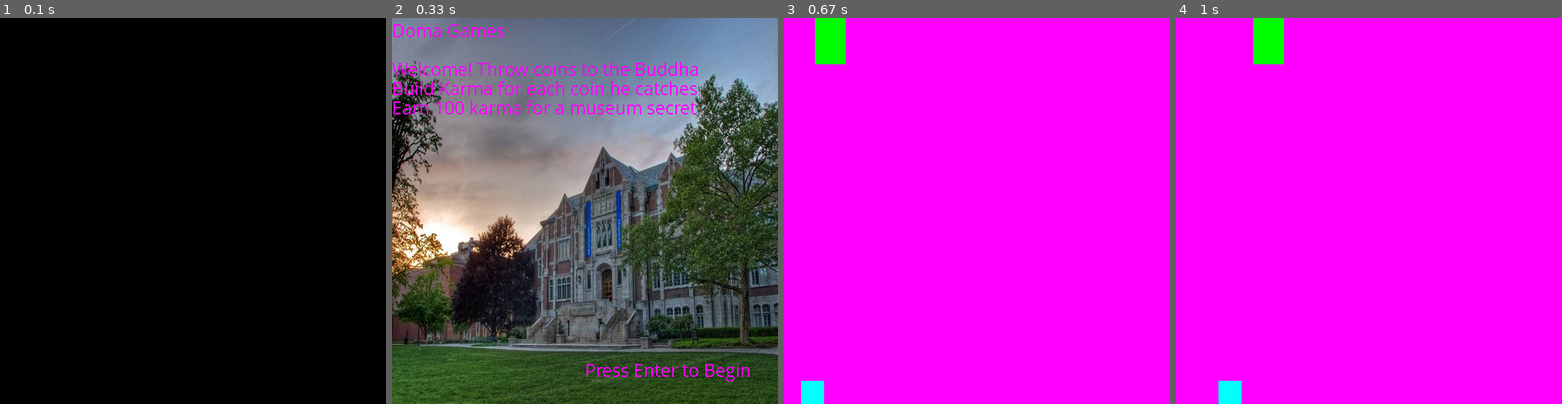
Above: before the commit, frames 1-4 (left to right).
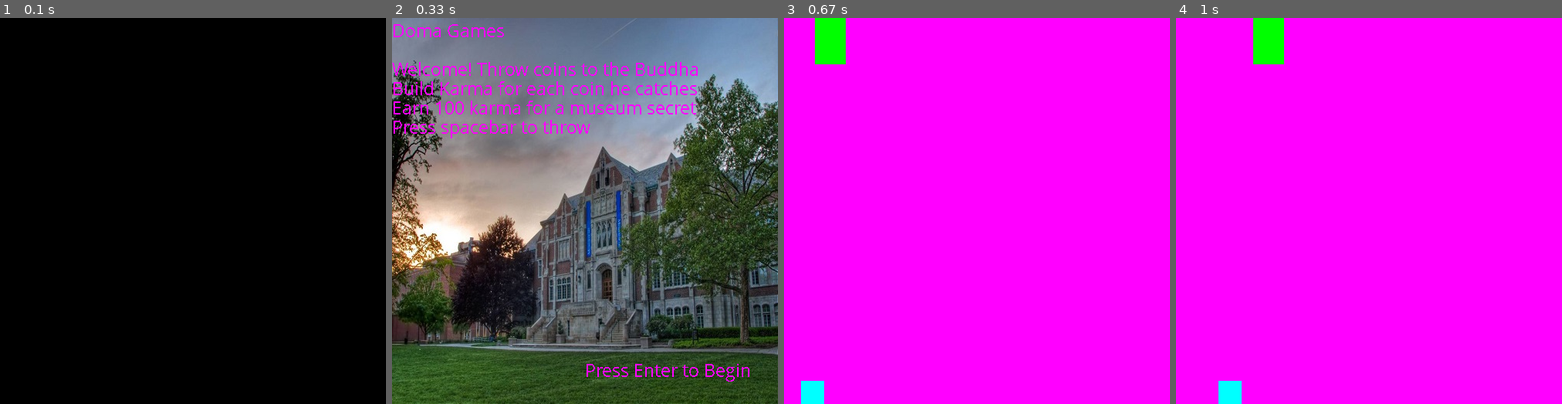
Above: after the commit, the same moments.

Repository: bcrose/DOMAProject
Game: pygame game, started from pygameFun.py
Same seed, same stepped clock (60 frames per second), same inputs: the game is played once before the commit and once after it.
Inputs:
- Up to frame 1 (0.1 s): no input
- Up to frame 2 (0.33 s): no input
- Up to frame 3 (0.67 s): tap Enter at 0.33 s
- Up to frame 4 (1 s): no input

Frame 1 is identical in both runs. In frame 2, 0.5% of the frame differs, in the area x 0-52%, y 26-32%; in frame 3, nothing differs; in frame 4, nothing differs.

Commit message:
Added game tests

Diff:
--- /dev/null
+++ b/game_tests.py
@@ -0,0 +1,17 @@
+import unittest
+import pygameFun
+
+
+class TestGame(unittest.TestCase):
+    def test_vel(self):
+        self.assertGreater(pygameFun.sprite1.vel, pygameFun.sprite2.vel)
+
+    def test_size(self):
+        self.assertGreater(pygameFun.sprite1.width, pygameFun.sprite2.width)
+
+    def test_errors(self):
+        self.assertEqual(pygameFun.main(), None)
+
+
+if __name__ == '__main__':
+    unittest.main()
--- a/pygameFun.py
+++ b/pygameFun.py
@@ -12,22 +12,27 @@
         self.u = u
 
 
+pygame.init()
+pygame.font.init()
+myfont = pygame.font.SysFont('Comic Sans MS', 25)
+textsurface = myfont.render('Doma Games', False, (255, 0, 255))
+textsurface1 = myfont.render('Welcome! Throw coins to the Buddha', False, (255, 0, 255))
+textsurface2 = myfont.render('Build Karma for each coin he catches', False, (255, 0, 255))
+textsurface3 = myfont.render('Earn 100 karma for a museum secret', False, (255, 0, 255))
+textsurface5 = myfont.render('Press spacebar to throw', False, (255, 0, 255))
+textsurface4 = myfont.render('Press Enter to Begin', False, (255, 0, 255))
+sprite1 = Sprite(0, 0, 40, 60, 20, 20, 0)
+
+sprite2 = Sprite(0, 470, 30, 30, 11, 11, 0)
+
+
 def main():
-    pygame.init()
-    pygame.font.init()
-    myfont = pygame.font.SysFont('Comic Sans MS', 25)
-    textsurface = myfont.render('Doma Games', False, (255, 0, 255))
-    textsurface1 = myfont.render('Welcome! Throw coins to the Buddha', False, (255, 0, 255))
-    textsurface2 = myfont.render('Build Karma for each coin he catches', False, (255, 0, 255))
-    textsurface3 = myfont.render('Earn 100 karma for a museum secret', False, (255, 0, 255))
-    textsurface4 = myfont.render('Press Enter to Begin', False, (255, 0, 255))
 
     win = pygame.display.set_mode((500, 500))
     win1 = pygame.display.set_mode((500, 500))
     run = False
-    sprite1 = Sprite(0, 0, 40, 60, 20, 20, 0)
-    sprite2 = Sprite(0, 470, 30, 30, 11, 11, 0)
     background_image = pygame.image.load("doma.jpg").convert()
+
     while not run:
         pygame.time.delay(100)
         for event in pygame.event.get():
@@ -39,6 +44,7 @@
         win1.blit(textsurface1, (0, 50))
         win1.blit(textsurface2, (0, 75))
         win1.blit(textsurface3, (0, 100))
+        win1.blit(textsurface5, (0, 125))
         win1.blit(textsurface4, (250, 440))
 
         pygame.display.update()
